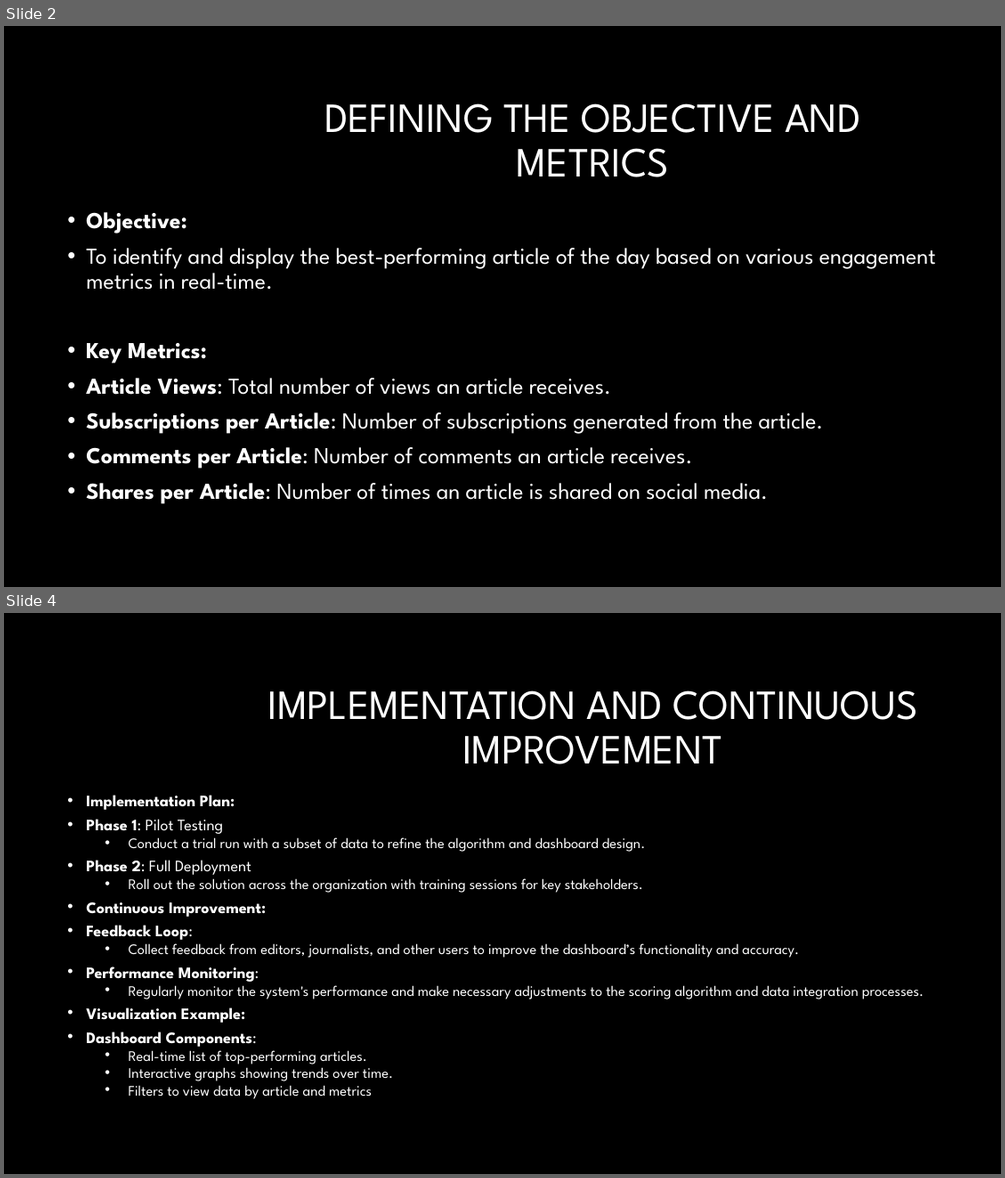
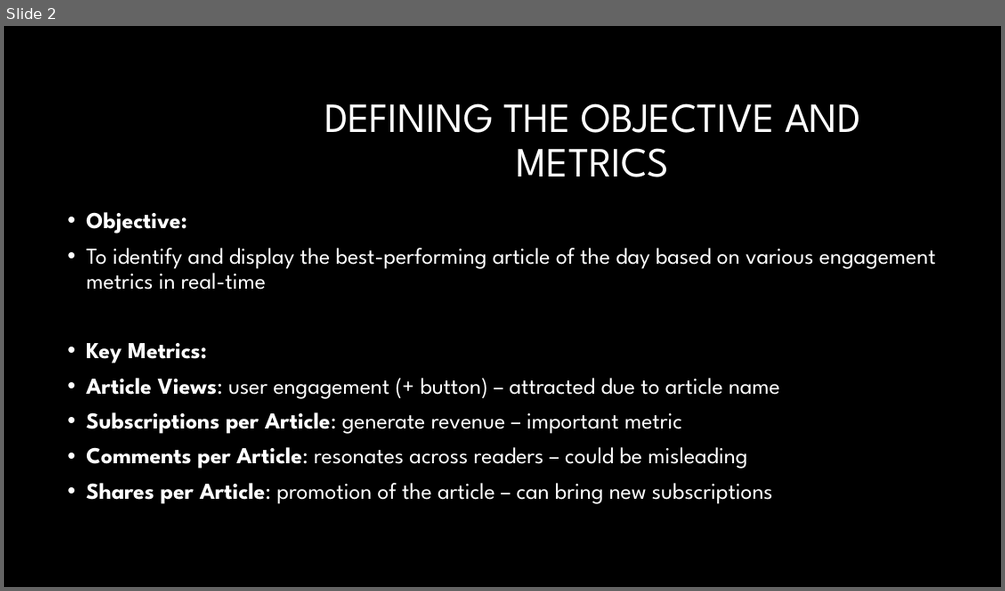
Before and after one commit to JaroslavKotrba/ChallengeNZZ, a slide deck: Jaroslav_Kotrba_NZZ.pptx. Shown one above the other, each under a label of ours: slides 2 and 4 before the commit, slide 2 after it; the slides between them are not shown. The pictures are 1005x1178 and 1005x591 pixels, drawn with LibreOffice and Linux fonts; fonts in the diff are those of the drawing; background and template pictures are left out. Boxes give left, top, right and bottom in pixels: in the first picture for what was removed or moved away, otherwise in the second. Text is boxed around its words. In the diff, an @@ line names an element or a change of style, - is before the commit and + after.

```diff
--- a/Jaroslav_Kotrba_NZZ.pptx
+++ b/Jaroslav_Kotrba_NZZ.pptx
@@ slide 4 removed at bbox=[4, 613, 1001, 1174], background #000000 @@
@@ title removed at bbox=[267, 690, 917, 764] @@
-IMPLEMENTATION AND CONTINUOUS IMPROVEMENT
@@ text removed at bbox=[86, 795, 923, 1099] @@
-• Implementation Plan:
-• Phase 1: Pilot Testing
-  • Conduct a trial run with a subset of data to refine the algorithm and dashboard design.
-• Phase 2: Full Deployment
-  • Roll out the solution across the organization with training sessions for key stakeholders.
-• Continuous Improvement:
-• Feedback Loop:
-  • Collect feedback from editors, journalists, and other users to improve the dashboard’s functionality and accuracy.
-• Performance Monitoring:
-  • Regularly monitor the system's performance and make necessary adjustments to the scoring algorithm and data integration processes.
-• Visualization Example:
-• Dashboard Components:
-  • Real-time list of top-performing articles.
-  • Interactive graphs showing trends over time.
-  • Filters to view data by article and metrics
@@ slide 2 changed as well @@
@@ text at bbox=[86, 248, 936, 289]: text changed @@
-• To identify and display the best-performing article of the day based on various engagement metrics in real-time.
+• To identify and display the best-performing article of the day based on various engagement metrics in real-time
@@ text at bbox=[86, 378, 780, 504]: text changed @@
-• Article Views: Total number of views an article receives.
-• Subscriptions per Article: Number of subscriptions generated from the article.
-• Comments per Article: Number of comments an article receives.
-• Shares per Article: Number of times an article is shared on social media.
+• Article Views: user engagement (+ button) – attracted due to article name
+• Subscriptions per Article: generate revenue – important metric
+• Comments per Article: resonates across readers – could be misleading
+• Shares per Article: promotion of the article – can bring new subscriptions
```
Also in this commit, not shown: 2 other slides changed, 1 slide added.
